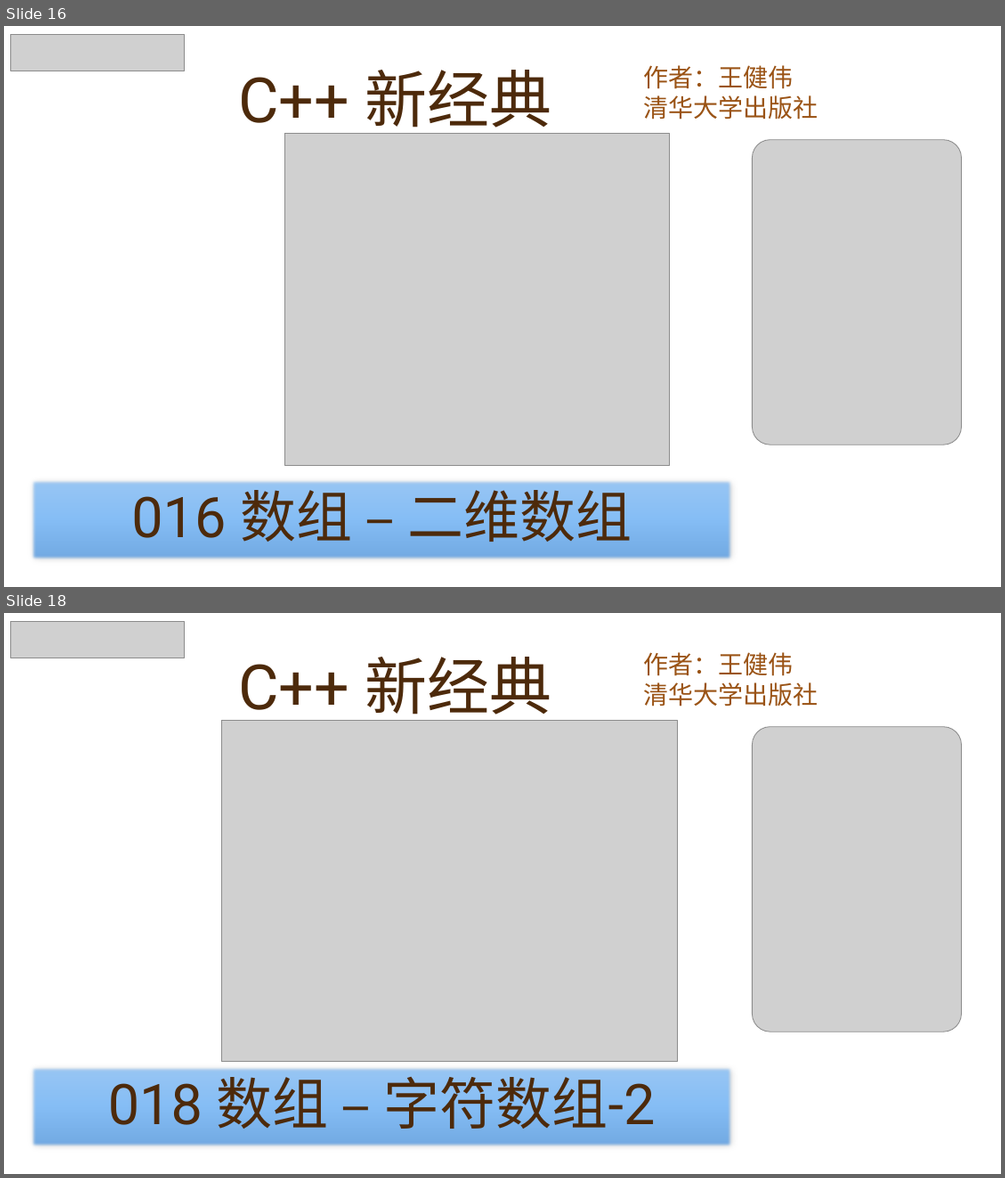
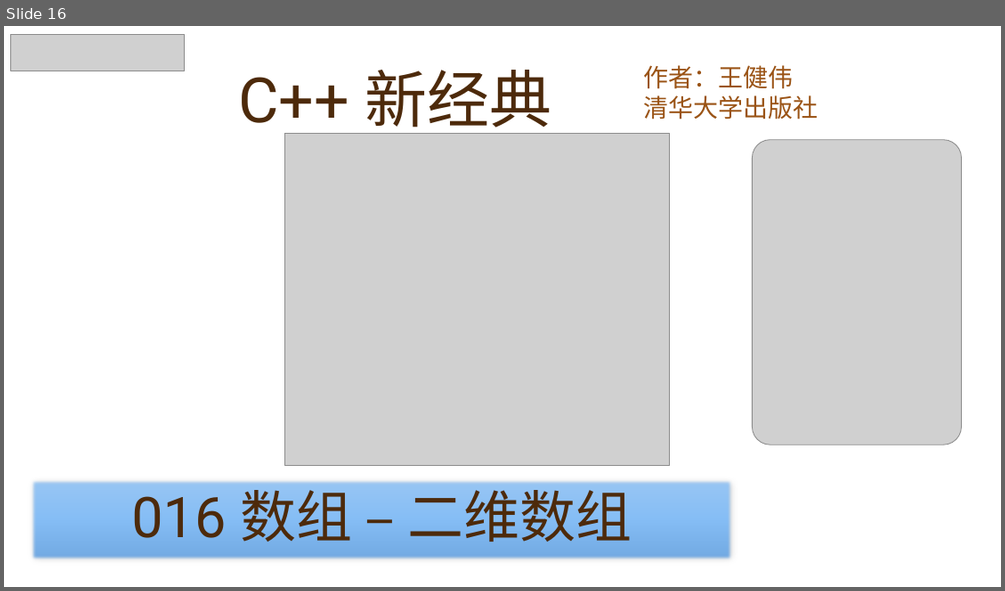
Before and after one commit to yasenstar/learn_cpp, a slide deck: cpp_new/C++ 新经典.pptx. Shown one above the other, each under a label of ours: slides 16 and 18 before the commit, slide 16 after it; the slides between them are not shown. The pictures are 1005x1178 and 1005x591 pixels, drawn with LibreOffice and Linux fonts; fonts in the diff are those of the drawing; grey boxes stand for pictures; background and template pictures are left out. Boxes give left, top, right and bottom in pixels: in the first picture for what was removed or moved away, otherwise in the second. Text is boxed around its words. In the diff, an @@ line names an element or a change of style, - is before the commit and + after.

```diff
--- a/cpp_new/C++ 新经典.pptx
+++ b/cpp_new/C++ 新经典.pptx
@@ slide 18 removed at [4,613,1001,1174], background picture (left out) @@
@@ picture removed at [11,621,184,657] @@
@@ title removed at [238,657,552,724] @@
-C++ 新经典
@@ subtitle removed at [643,652,817,706] @@
-作者：王健伟
-清华大学出版社
@@ picture removed at [222,721,678,1062] @@
@@ picture removed at [752,727,962,1032] @@
@@ rectangle removed at [31,1065,733,1147] @@
-018 数组 – 字符数组-2
```
Also in this commit, not shown: 1 slide changed, 2 other files.
